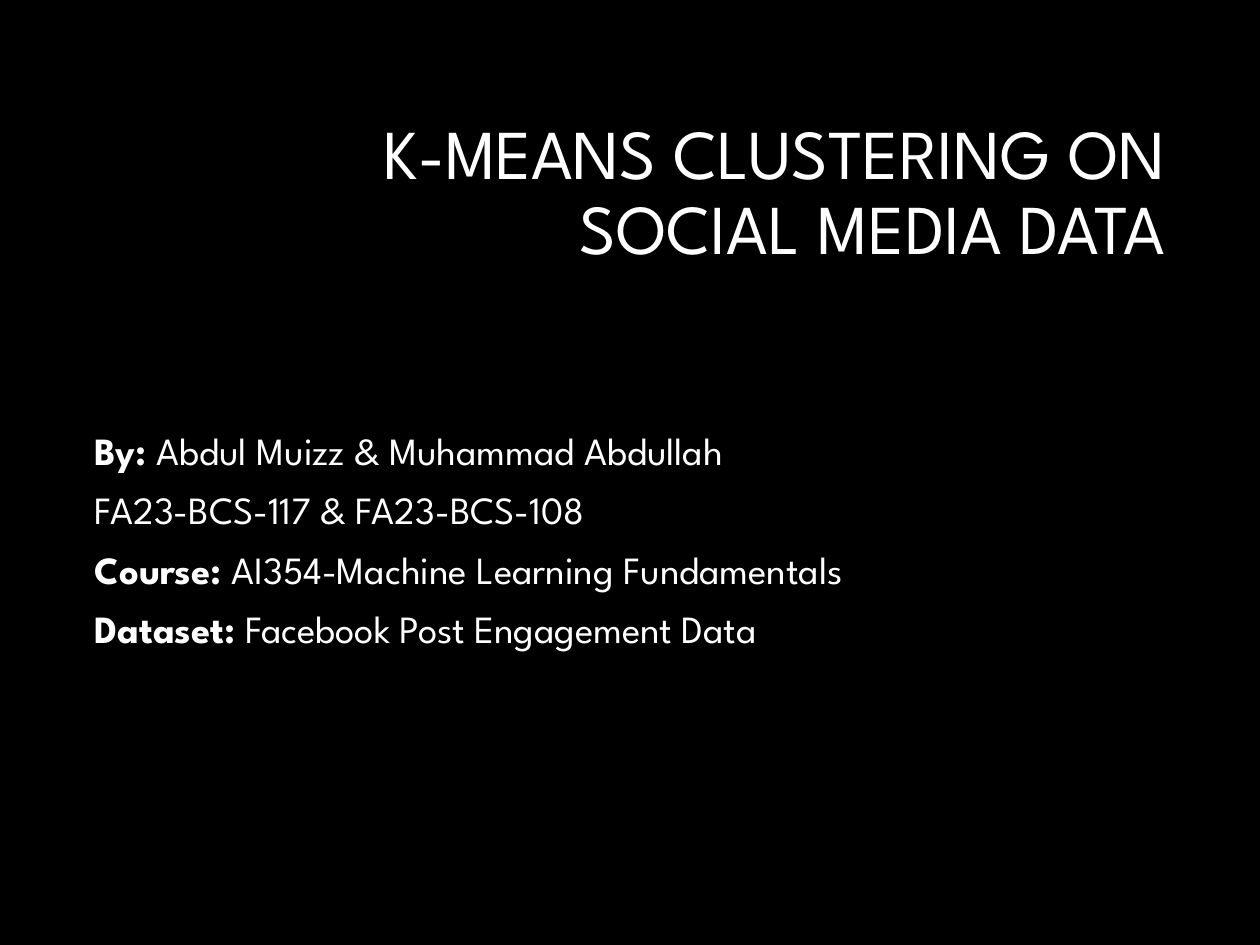
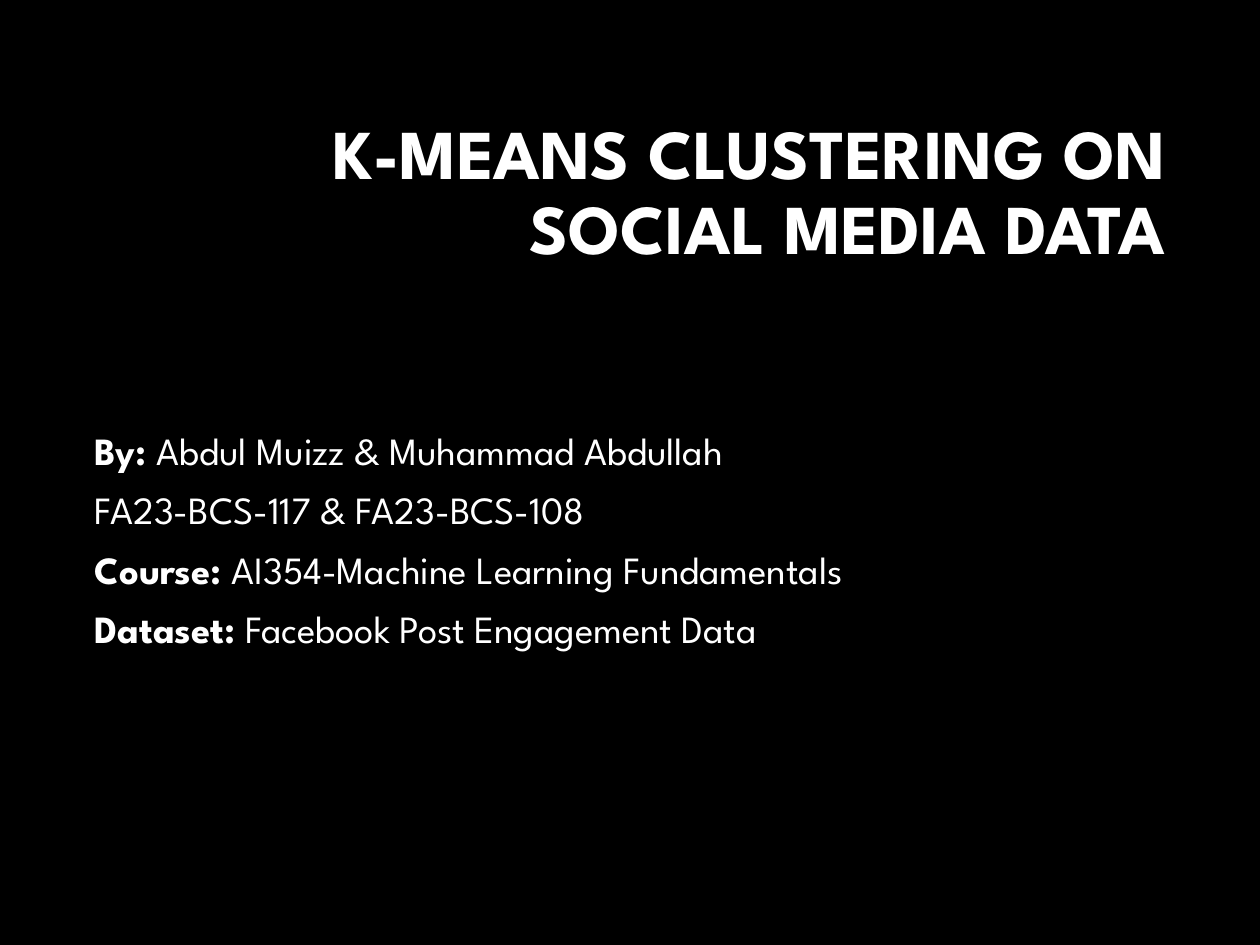
Before and after one commit to a-muizz28/Machine-Learning-Tasks, a slide deck: slide 1 of Tasks/FA23BCS117_FA23BCS108_Task3_KMeans/FA23BCS117_FA23BCS108_Task3_KMeans.pptx. Drawn at 1260x945 pixels with LibreOffice and Linux fonts; fonts in the diff are those of the drawing; background and template pictures are left out. Boxes give left, top, right and bottom in pixels: in the first picture for what was removed or moved away, otherwise in the second. Text is boxed around its words. In the diff, an @@ line names an element or a change of style, - is before the commit and + after.

Commit message:
Slight Enhancements in doc task 3 and ppt as well

```diff
--- a/Tasks/FA23BCS117_FA23BCS108_Task3_KMeans/FA23BCS117_FA23BCS108_Task3_KMeans.pptx
+++ b/Tasks/FA23BCS117_FA23BCS108_Task3_KMeans/FA23BCS117_FA23BCS108_Task3_KMeans.pptx
@@ title "K-MEANS CLUSTERING ON SOCIAL MEDIA ..." at (333, 132, 1165, 255): bold on @@
```
Also in this commit, not shown: 2 other files.
